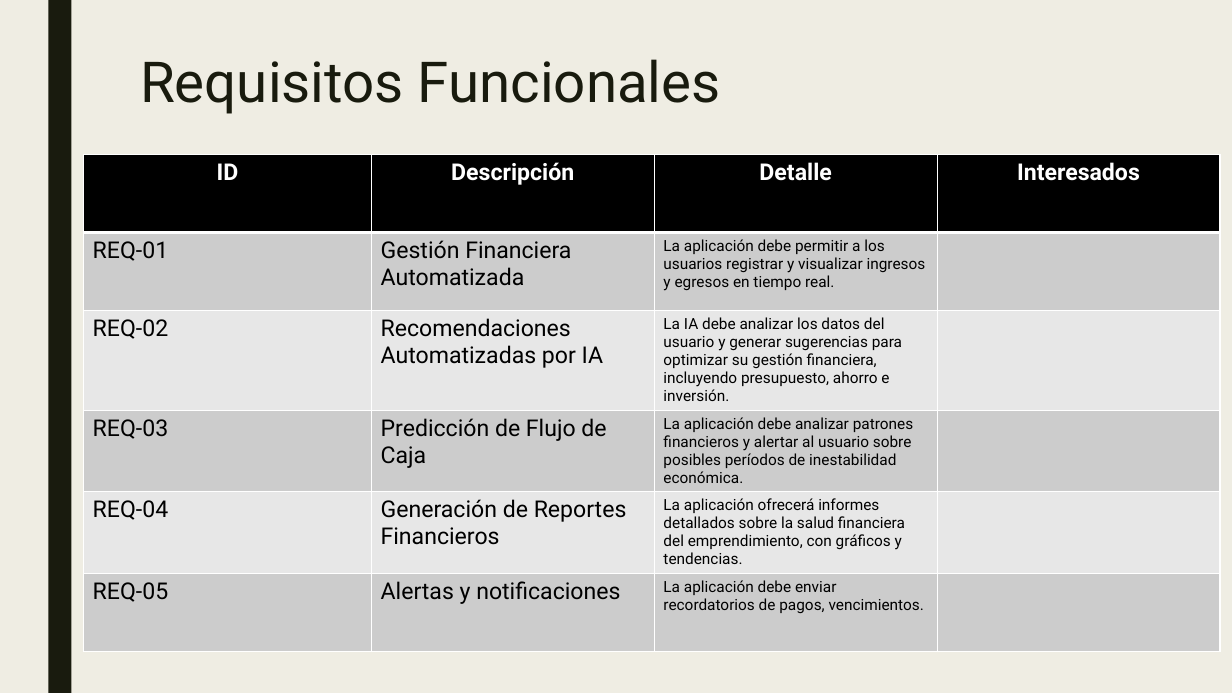
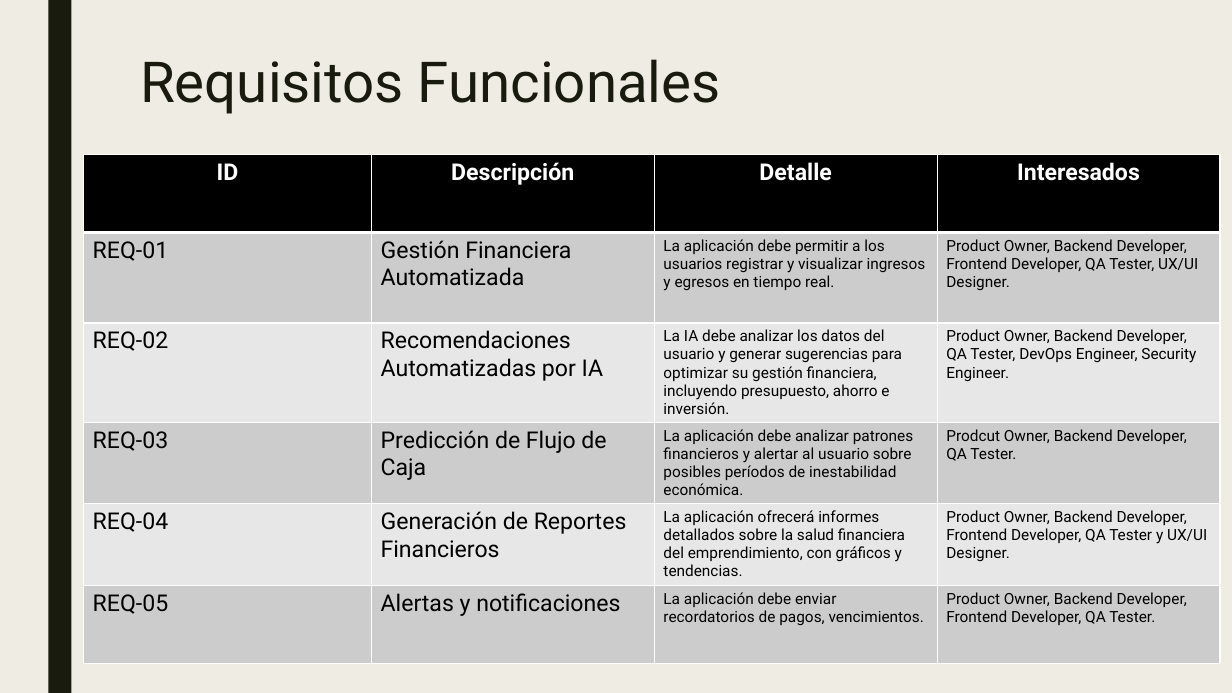
Before and after one commit to Jucer74/SoftwareArchitecture, a slide deck: slide 5 of Project/Context/appfianncieraIA.Context.pptx. Drawn at 1232x693 pixels with LibreOffice and Linux fonts; fonts in the diff are those of the drawing. Boxes give left, top, right and bottom in pixels: in the first picture for what was removed or moved away, otherwise in the second. Text is boxed around its words. In the diff, an @@ line names an element or a change of style, - is before the commit and + after.

```diff
--- a/Project/Context/appfianncieraIA.Context.pptx
+++ b/Project/Context/appfianncieraIA.Context.pptx
@@ table at box(83, 154, 1220, 653) @@
-row 2, column 4: 
+row 2, column 4: Product Owner, Backend Developer, Frontend Developer, QA Tester, UX/UI Designer.
-row 3, column 4: 
+row 3, column 4: Product Owner, Backend Developer, QA Tester, DevOps Engineer, Security Engineer.
-row 4, column 4: 
+row 4, column 4: Prodcut Owner, Backend Developer, QA Tester.
-row 5, column 4: 
+row 5, column 4: Product Owner, Backend Developer, Frontend Developer, QA Tester y UX/UI Designer.
-row 6, column 4: 
+row 6, column 4: Product Owner, Backend Developer, Frontend Developer, QA Tester.
```
Also in this commit, not shown: 1 other slide changed, 3 slides added.
